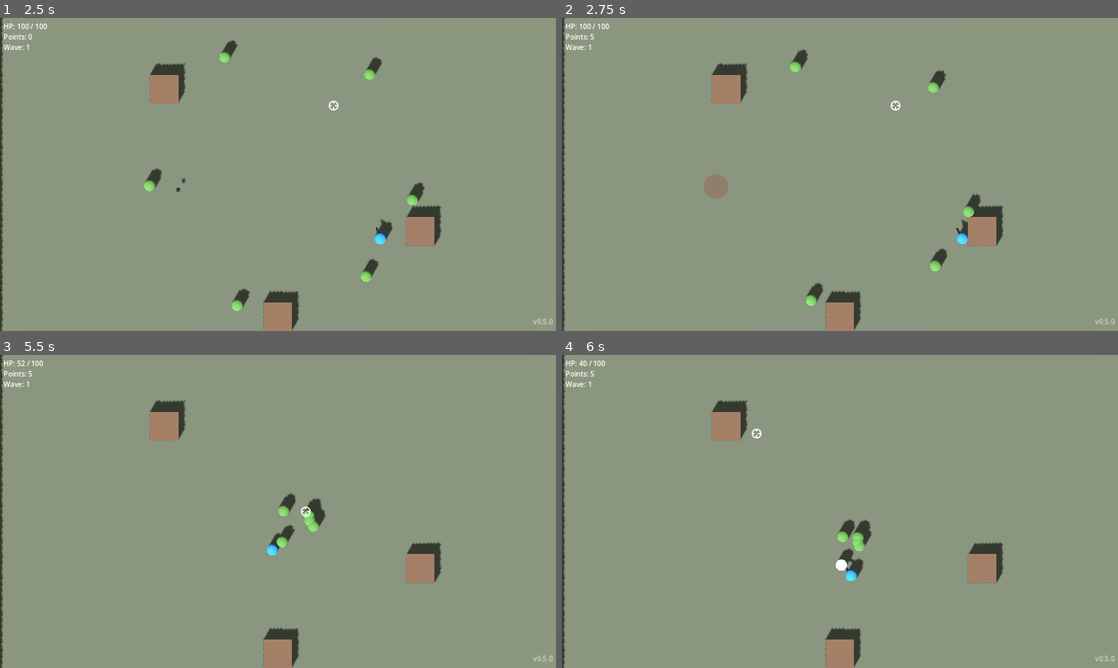
Above: before the commit, frames 1-4 (two rows, left to right).
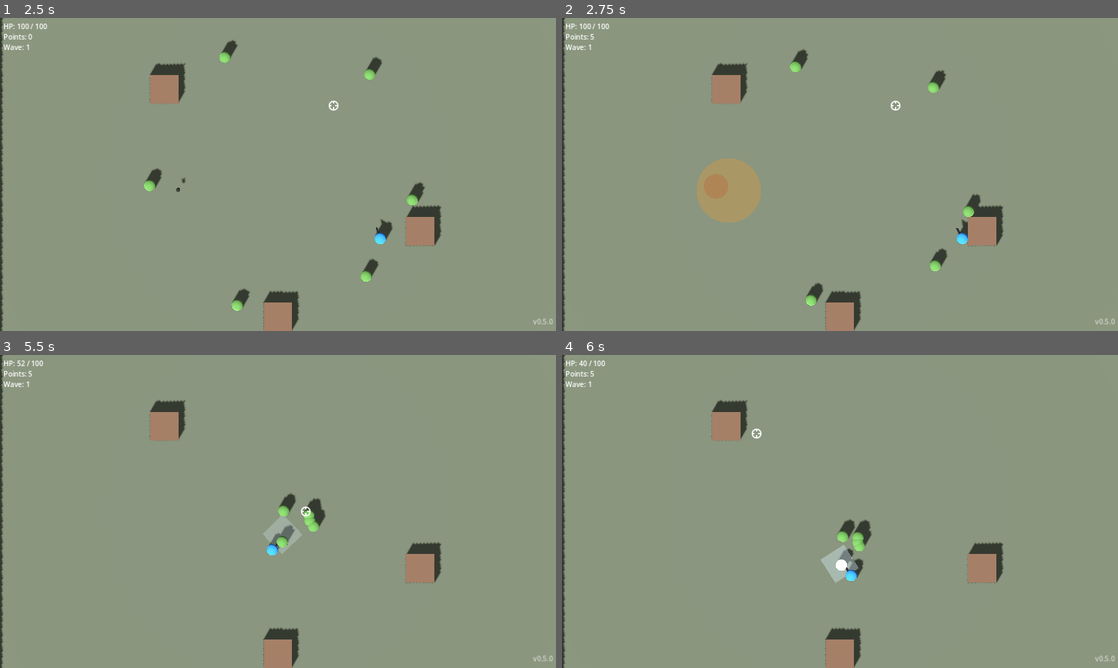
Above: after the commit, the same moments.

Repository: Bobs-Dev-Attic/ZombiesGD
Game: Godot game, scene res://scenes/main.tscn
Same seed, same stepped clock (60 frames per second), same inputs: the game is played once before the commit and once after it.
Inputs (mouse positions are in pixels of both pictures, inside the frame that each line leads up to):
- Up to frame 1 (2.5 s): move the mouse to (400, 158) at 0.52 s; press the mouse at (400, 158) at 0.53 s; hold D (move_right) 0.53-1.28 s; move the mouse to (166, 190) at 1.27 s; release the mouse at (166, 190) at 1.28 s; hold S (move_down) 1.28-2.03 s; tap G (throw) at 1.35 s; move the mouse to (333, 105) at 2.02 s; press the mouse at (333, 105) at 2.03 s; hold D (move_right) from 2.03 s (still down)
- Up to frame 2 (2.75 s): keep holding D (move_right)
- Up to frame 3 (5.5 s): move the mouse to (250, 574) at 2.77 s; release D (move_right) at 2.78 s; release the mouse at (250, 574) at 2.78 s; hold W (move_up) 2.78-3.53 s; tap G (throw) at 2.85, 4.35 s; move the mouse to (444, 558) at 3.52 s; press the mouse at (444, 558) at 3.53 s; hold A (move_left) 3.53-5.03 s; move the mouse to (111, 464) at 4.27 s; release the mouse at (111, 464) at 4.28 s; move the mouse to (305, 511) at 5.02 s; press the mouse at (305, 511) at 5.03 s; hold S (move_down) from 5.03 s (still down)
- Up to frame 4 (6 s): move the mouse to (756, 433) at 5.77 s; release S (move_down) at 5.78 s; release the mouse at (756, 433) at 5.78 s; hold D (move_right) from 5.78 s (still down); tap G (throw) at 5.85 s

Frame 1 is identical in both runs. In frame 2, 1.9% of the frame differs, in the area x 24-36%, y 44-66%; in frame 3, 0.4%; in frame 4, 0.4%.

Commit message:
feat: add melee swing arc and grenade explosion fx
Second cosmetic pass on top of Pass A's ranged/hit-flash effects. Both new
effects reuse the fx_lifetime.gd self-freeing tween pattern:

- melee_arc: a brief slash sweep spawned only when a melee swing connects
  (hit_any true), sized from MeleeWeapon.reach()/arc_degrees() so the axe's
  wider arc visibly reads vs the knife. Whiffs still spawn nothing, matching
  the existing "swing at nothing doesn't consume cooldown" design.
- explosion: an expanding/fading sphere spawned at a grenade's blast centre
  and, at cluster tier, one per bomblet, sized to ThrownWeapon's real blast
  radii. grenade.gd stays autoload-free.

No hit/damage/cooldown/query logic changed in player.gd or grenade.gd.

Co-Authored-By: Claude Opus 4.8 <noreply@anthropic.com>

Diff:
--- /dev/null
+++ b/scenes/fx/explosion.tscn
@@ -0,0 +1,13 @@
+[gd_scene load_steps=3 format=3 uid="uid://bfxexplosion01"]
+
+[ext_resource type="Script" path="res://scripts/fx/explosion.gd" id="1"]
+
+[sub_resource type="SphereMesh" id="SphereMesh_explosion"]
+radius = 0.5
+height = 1.0
+
+[node name="Explosion" type="Node3D"]
+script = ExtResource("1")
+
+[node name="MeshInstance3D" type="MeshInstance3D" parent="."]
+mesh = SubResource("SphereMesh_explosion")
--- /dev/null
+++ b/scenes/fx/melee_arc.tscn
@@ -0,0 +1,12 @@
+[gd_scene load_steps=3 format=3 uid="uid://bfxmeleearc01"]
+
+[ext_resource type="Script" path="res://scripts/fx/melee_arc.gd" id="1"]
+
+[sub_resource type="BoxMesh" id="BoxMesh_meleearc"]
+size = Vector3(0.5, 0.05, 1.0)
+
+[node name="MeleeArc" type="Node3D"]
+script = ExtResource("1")
+
+[node name="MeshInstance3D" type="MeshInstance3D" parent="."]
+mesh = SubResource("BoxMesh_meleearc")
--- /dev/null
+++ b/scripts/fx/explosion.gd
@@ -0,0 +1,32 @@
+extends "res://scripts/fx/fx_lifetime.gd"
+
+## Expanding blast sphere spawned where a grenade (or bomblet) detonates, so
+## the boom reads instead of the grenade just vanishing. Caller: instantiate,
+## add_child to get_tree().current_scene, set global_position to the blast
+## centre, then call setup(radius) -- which sizes the mesh to match
+## ThrownWeapon.blast_radius()/bomblet_radius(), starts the node small, and
+## tweens it up to full size while fading. NOT parented to the grenade -- it
+## must outlive it (grenade.gd calls queue_free() on itself right after).
+
+const DURATION: float = 0.3
+const START_SCALE: float = 0.1
+
+@onready var _mesh: MeshInstance3D = $MeshInstance3D
+
+
+func setup(radius: float) -> void:
+	var safe_radius: float = maxf(radius, 0.05)
+	var sphere := SphereMesh.new()
+	sphere.radius = safe_radius
+	sphere.height = safe_radius * 2.0
+	_mesh.mesh = sphere
+	var mat := StandardMaterial3D.new()
+	mat.shading_mode = BaseMaterial3D.SHADING_MODE_UNSHADED
+	mat.transparency = BaseMaterial3D.TRANSPARENCY_ALPHA
+	mat.albedo_color = Color(1.0, 0.6, 0.15, 0.7)
+	mat.emission_enabled = true
+	mat.emission = Color(1.0, 0.45, 0.1)
+	mat.emission_energy_multiplier = 3.5
+	_mesh.material_override = mat
+	scale = Vector3.ONE * START_SCALE
+	_play(DURATION, [mat], 1.0 / START_SCALE)
--- /dev/null
+++ b/scripts/fx/melee_arc.gd
@@ -0,0 +1,37 @@
+extends "res://scripts/fx/fx_lifetime.gd"
+
+## Brief slash sweep shown in front of the player when a melee swing
+## connects. Caller: instantiate, add_child to get_tree().current_scene, set
+## global_transform to the player's (so the arc matches facing), then call
+## setup(reach, arc_degrees) -- which sizes/positions the mesh from
+## MeleeWeapon.reach()/arc_degrees() and starts the fade. NOT parented to the
+## player -- it is about to queue_free() itself.
+
+const DURATION: float = 0.12
+const THICKNESS: float = 0.05
+
+@onready var _mesh: MeshInstance3D = $MeshInstance3D
+
+
+## width is the chord spanned by the arc at full reach, so a wider
+## arc_degrees (axe, 120) visibly reads as a wider slash than a narrow one
+## (knife, 60), matching MeleeWeapon.arc_degrees(tier).
+func setup(reach: float, arc_degrees: float) -> void:
+	var half_arc_rad := deg_to_rad(arc_degrees / 2.0)
+	var width: float = 2.0 * reach * sin(half_arc_rad)
+	var box := BoxMesh.new()
+	box.size = Vector3(maxf(width, 0.1), THICKNESS, maxf(reach, 0.1))
+	_mesh.mesh = box
+	# Box is centred on this node's origin by default; shift it forward
+	# (local -Z, matching player facing) so it spans from the player out to
+	# reach instead of half in front / half behind.
+	_mesh.position = Vector3(0.0, 0.0, -reach / 2.0)
+	var mat := StandardMaterial3D.new()
+	mat.shading_mode = BaseMaterial3D.SHADING_MODE_UNSHADED
+	mat.transparency = BaseMaterial3D.TRANSPARENCY_ALPHA
+	mat.albedo_color = Color(0.85, 0.95, 1.0, 0.85)
+	mat.emission_enabled = true
+	mat.emission = Color(0.75, 0.9, 1.0)
+	mat.emission_energy_multiplier = 3.0
+	_mesh.material_override = mat
+	_play(DURATION, [mat], 1.15)
--- a/scripts/grenade.gd
+++ b/scripts/grenade.gd
@@ -15,6 +15,7 @@
 
 const ThrownWeapon := preload("res://scripts/thrown_weapon.gd")
 const WeaponStats := preload("res://scripts/weapon_stats.gd")
+const ExplosionScene := preload("res://scenes/fx/explosion.tscn")
 
 const ARC_HEIGHT: float = 1.5
 
@@ -59,13 +60,26 @@
 	_launched = false
 	var space := get_world_3d().direct_space_state
 	_damage_in_radius(space, _target, ThrownWeapon.blast_radius(_tier), _full_damage)
+	_spawn_explosion(_target, ThrownWeapon.blast_radius(_tier))
 	if ThrownWeapon.bomblet_count(_tier) > 0:
 		var bomblet_damage := _full_damage * ThrownWeapon.bomblet_damage_fraction()
 		var bomblet_radius := ThrownWeapon.bomblet_radius(_tier)
 		for offset in ThrownWeapon.bomblet_offsets(_tier):
 			var bomblet_center := _target + Vector3(offset.x, 0.0, offset.y)
 			_damage_in_radius(space, bomblet_center, bomblet_radius, bomblet_damage)
+			_spawn_explosion(bomblet_center, bomblet_radius)
 	queue_free()
+
+
+## Cosmetic only -- spawned into the current scene, not as a child of this
+## node, so the effect outlives the grenade's queue_free() right after this
+## returns. Uses get_tree().current_scene (not an autoload/player reference)
+## to keep grenade.gd independent, same as the rest of this script.
+func _spawn_explosion(at_point: Vector3, radius: float) -> void:
+	var fx := ExplosionScene.instantiate()
+	get_tree().current_scene.add_child(fx)
+	fx.global_position = at_point
+	fx.setup(radius)
 
 
 ## Shared shape-query + centre-to-centre distance/falloff logic for both the
--- a/scripts/player.gd
+++ b/scripts/player.gd
@@ -21,6 +21,7 @@
 const MuzzleFlashScene := preload("res://scenes/fx/muzzle_flash.tscn")
 const TracerScene := preload("res://scenes/fx/tracer.tscn")
 const ImpactScene := preload("res://scenes/fx/impact.tscn")
+const MeleeArcScene := preload("res://scenes/fx/melee_arc.tscn")
 
 
 func _ready() -> void:
@@ -203,6 +204,20 @@
 			hit_any = true
 	if hit_any:
 		_melee_timer = upgrades.cooldown(WeaponStats.Role.MELEE)
+		_spawn_melee_arc(tier)
+
+
+## Cosmetic only -- spawned into the current scene (not as a child of the
+## player) so it doesn't get freed with a later player death, matching the
+## other _spawn_* fx helpers above. Only called when the swing connected
+## (see _try_melee_swing): a swing at nothing does not consume the cooldown,
+## and per the juice brief the visual follows that same "on connect" rule
+## rather than flashing on every ready-cooldown tick.
+func _spawn_melee_arc(tier: int) -> void:
+	var arc := MeleeArcScene.instantiate()
+	get_tree().current_scene.add_child(arc)
+	arc.global_transform = global_transform
+	arc.setup(MeleeWeapon.reach(tier), MeleeWeapon.arc_degrees(tier))
 
 
 ## Fallback throw distance used when there is no mouse-ray ground point to aim
Not shown, added: scripts/fx/explosion.gd.uid
Not shown, added: scripts/fx/melee_arc.gd.uid
